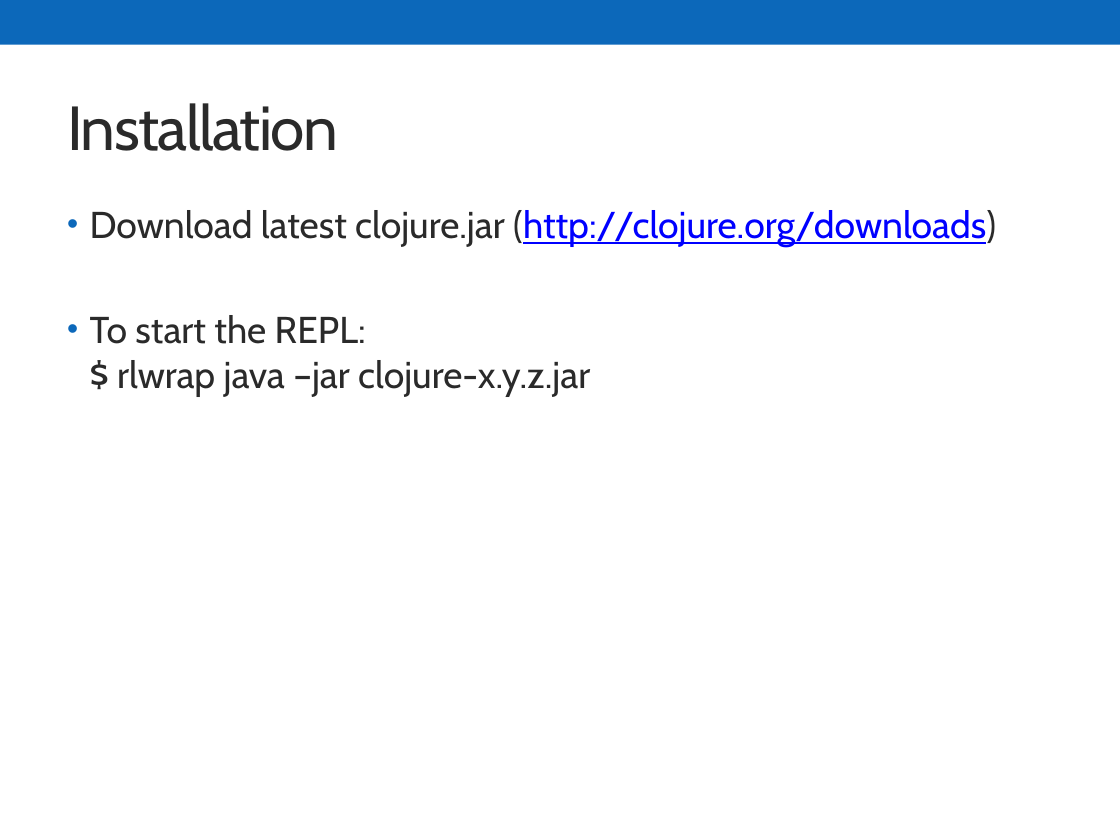
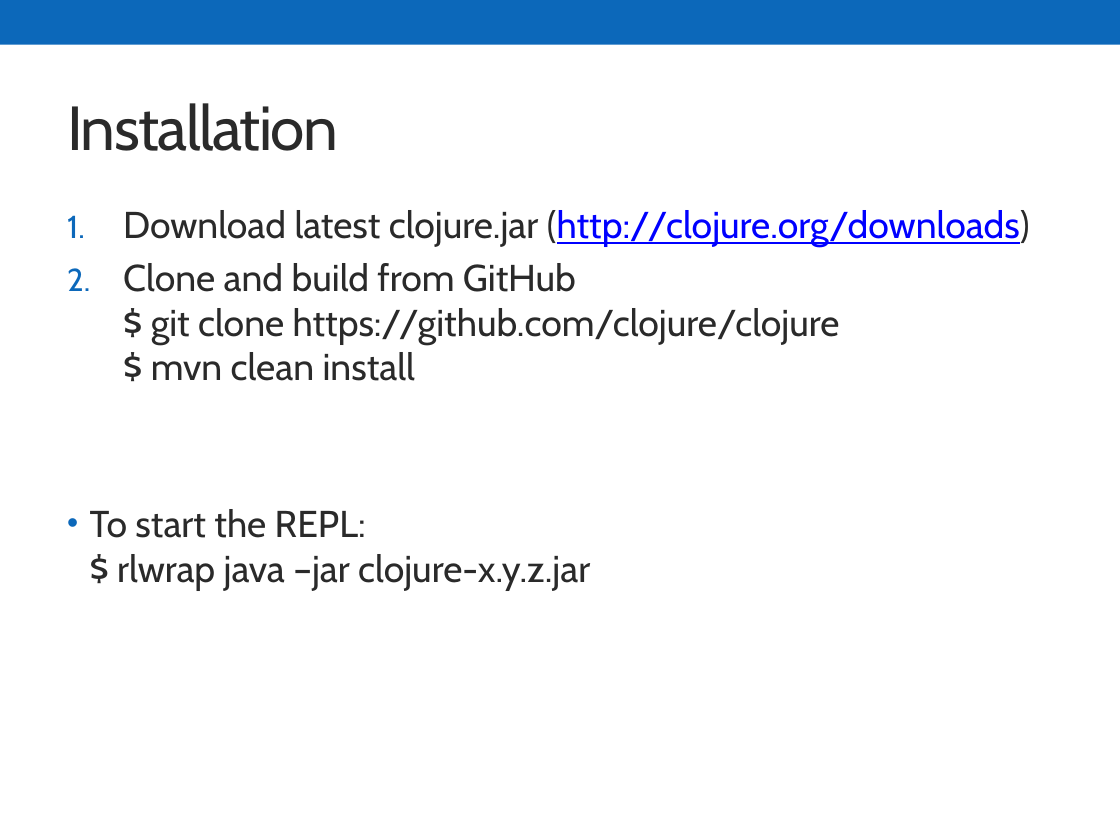
Before and after one commit to skonair/presentations, a slide deck: slide 18 of jugbi-fp-20141119/20141119_FP.pptx (slide 17 before the commit). Drawn at 1120x840 pixels with LibreOffice and Linux fonts; fonts in the diff are those of the drawing. Boxes give left, top, right and bottom in pixels: in the first picture for what was removed or moved away, otherwise in the second. Text is boxed around its words. In the diff, an @@ line names an element or a change of style, - is before the commit and + after.

Commit message:
Clojure part extended for reader and macro section

```diff
--- a/jugbi-fp-20141119/20141119_FP.pptx
+++ b/jugbi-fp-20141119/20141119_FP.pptx
@@ text at <box>123,210,1030,247</box>: bullet • to 1. @@
@@ text at <box>123,263,840,381</box>: paragraph added @@
+2. Clone and build from GitHub
+   $ git clone https://github.com/clojure/clojure
+   $ mvn clean install
```
Also in this commit, not shown: 3 other slides changed, 10 slides added, 1 slide removed.
